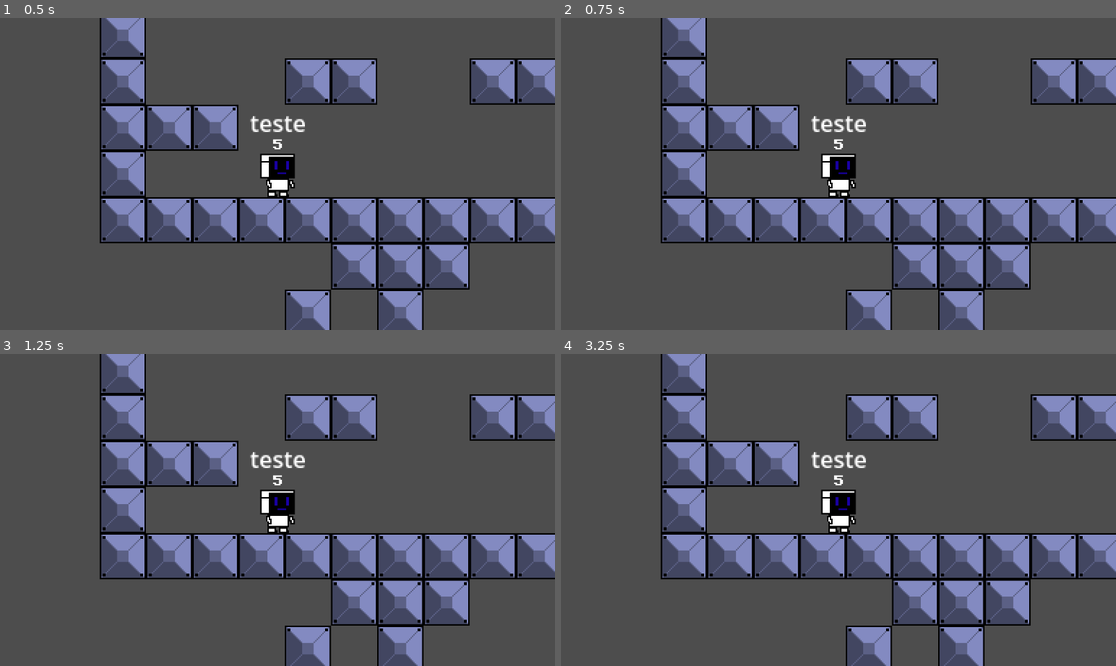
Above: before the commit, frames 1-4 (two rows, left to right).
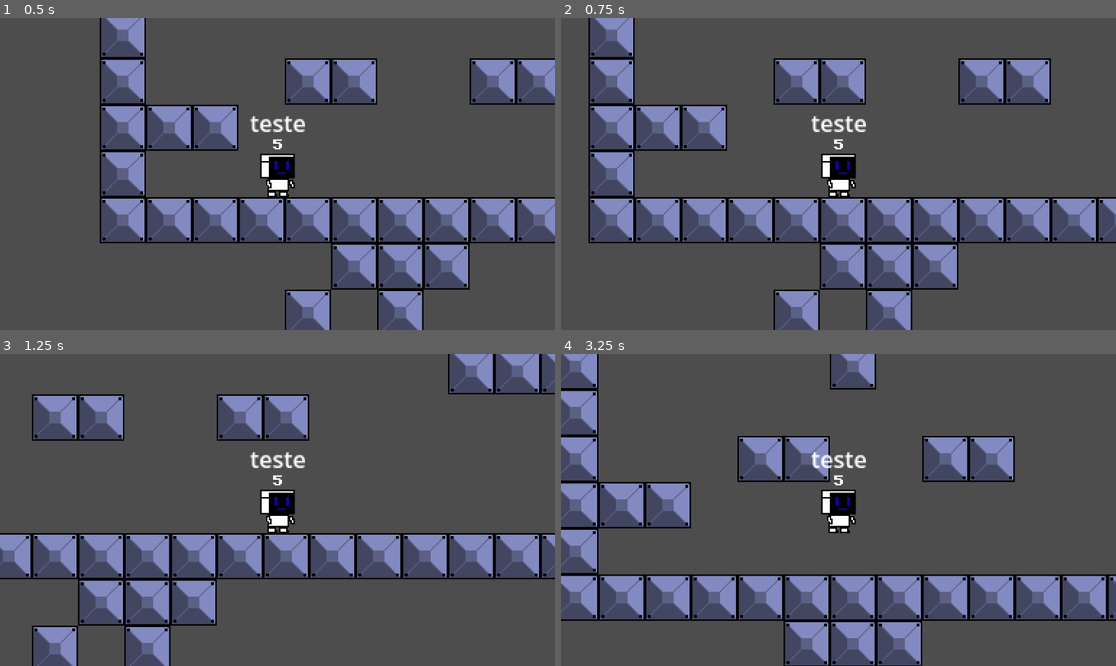
Above: after the commit, the same moments.

Repository: DanielKuhnDeAraujo/Robozin
Game: Godot game, scene res://scenes/jogo.tscn
Same seed, same stepped clock (60 frames per second), same inputs: the game is played once before the commit and once after it.
Inputs:
- Up to frame 1 (0.5 s): no input
- Up to frame 2 (0.75 s): tap Enter at 0.5 s; hold D (andar_direita) from 0.53 s (still down)
- Up to frame 3 (1.25 s): keep holding D (andar_direita); tap Space (pulo) at 0.77 s
- Up to frame 4 (3.25 s): tap Space (pulo) at 1.52, 3.02 s; release D (andar_direita) at 2.03 s; hold Left (andar_esquerda) from 2.03 s (still down)

Frame 1 is identical in both runs. In frame 2, 28% of the frame differs, in the area x 4-100%, y 0-100%; in frame 3, 28%; in frame 4, 34%, in the area x 0-100%, y 0-100%.
Error before the commit: Parse Error: Function "dano" has the same name as a previously declared function. (res://scripts/player.gd:100)

Commit message:
ajeitei invulnerabilidade

Diff:
--- a/scenes/jogo.tscn
+++ b/scenes/jogo.tscn
@@ -1,7 +1,8 @@
-[gd_scene load_steps=5 format=4 uid="uid://6ab4csixupru"]
+[gd_scene load_steps=6 format=4 uid="uid://6ab4csixupru"]
 
 [ext_resource type="Texture2D" uid="uid://cru8p50xi80xq" path="res://assets/New Piskel (1).png" id="1_sq8yp"]
 [ext_resource type="PackedScene" uid="uid://cfocn7rvh5kjq" path="res://scenes/player.tscn" id="2_1b3iq"]
+[ext_resource type="PackedScene" uid="uid://b4omf38i3lm37" path="res://scenes/mosca.tscn" id="3_1b3iq"]
 
 [sub_resource type="TileSetAtlasSource" id="TileSetAtlasSource_sq8yp"]
 texture = ExtResource("1_sq8yp")
@@ -25,3 +26,9 @@
 
 [node name="Camera2D" type="Camera2D" parent="Player"]
 zoom = Vector2(3, 3)
+
+[node name="mosca" parent="." instance=ExtResource("3_1b3iq")]
+position = Vector2(570, -192)
+
+[node name="mosca2" parent="." instance=ExtResource("3_1b3iq")]
+position = Vector2(857, 15)
--- a/scenes/kill.tscn
+++ b/scenes/kill.tscn
@@ -7,3 +7,4 @@
 script = ExtResource("1_kulms")
 
 [connection signal="body_entered" from="." to="." method="_on_body_entered"]
+[connection signal="body_exited" from="." to="." method="_on_body_exited"]
--- a/scenes/player.tscn
+++ b/scenes/player.tscn
@@ -53,6 +53,7 @@
 offset_right = 21.0
 offset_bottom = -24.0
 text = "teste"
+
 [node name="Timer_Knock" type="Timer" parent="."]
 wait_time = 0.2
 one_shot = true
--- a/scripts/kill.gd
+++ b/scripts/kill.gd
@@ -1,9 +1,28 @@
 extends Area2D
 
 @onready var timer: Timer = $Timer
-
+var dentro =false
+var timer_invul=0
+var bode
 func _on_body_entered(body: Node2D) -> void:
+	dentro= true
+	bode =body
 	if body.global_position.x>global_position.x :
 		body.dano(get_parent().dano,"inimigo esquerda")
 	if body.global_position.x<global_position.x:
 		body.dano(get_parent().dano,"inimigo direita")
+func _physics_process(delta: float) -> void:
+	if dentro :
+		if not bode.invul  :
+			timer_invul+=1*delta
+			if timer_invul>=0.2 :
+				timer_invul=0
+				if bode.global_position.x>global_position.x :
+					bode.dano(get_parent().dano,"inimigo esquerda")
+				if bode.global_position.x<global_position.x:
+					bode.dano(get_parent().dano,"inimigo direita")
+
+
+
+func _on_body_exited(_body: Node2D) -> void:
+	dentro =false
--- a/scripts/player.gd
+++ b/scripts/player.gd
@@ -20,7 +20,7 @@
 var tempo_total_coiote: float = 0.1
 var knock = "n"
 var invul = false
-
+var coiote_ativo
 func _physics_process(delta: float) -> void:
 	#testes
 	#jump buffer
@@ -86,20 +86,13 @@
 func _on_timer_jump_buffer_timeout() -> void:
 	jump_buffer = false
 
-func dano(dano: int) :
-	vida -= dano
-	label.text =str(vida)
-	if vida <= 0 :
-		label.text =str("Morreu!")
-		Engine.time_scale=0.5
-		colision.queue_free()
-		death_timer.start()
+
 func _on_coiote_timer_timeout() -> void:
 	coiote_ativo = false # Replace with function body.
 
-func dano(dano: int,tipo: String) :
+func dano(qtd: int,tipo: String) :
 	if not invul:
-		vida -= dano
+		vida -= qtd
 		label.text =str(vida)
 		if vida <= 0 :
 			label.text =str("Morreu!")
